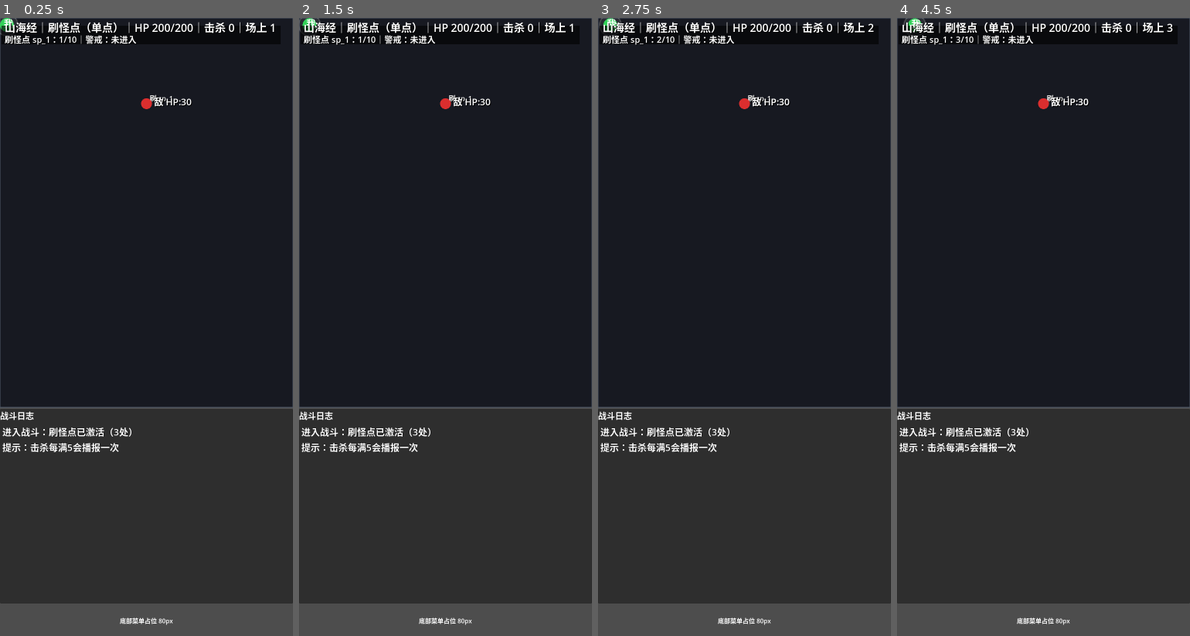
Above: before the commit, frames 1-4 (left to right).
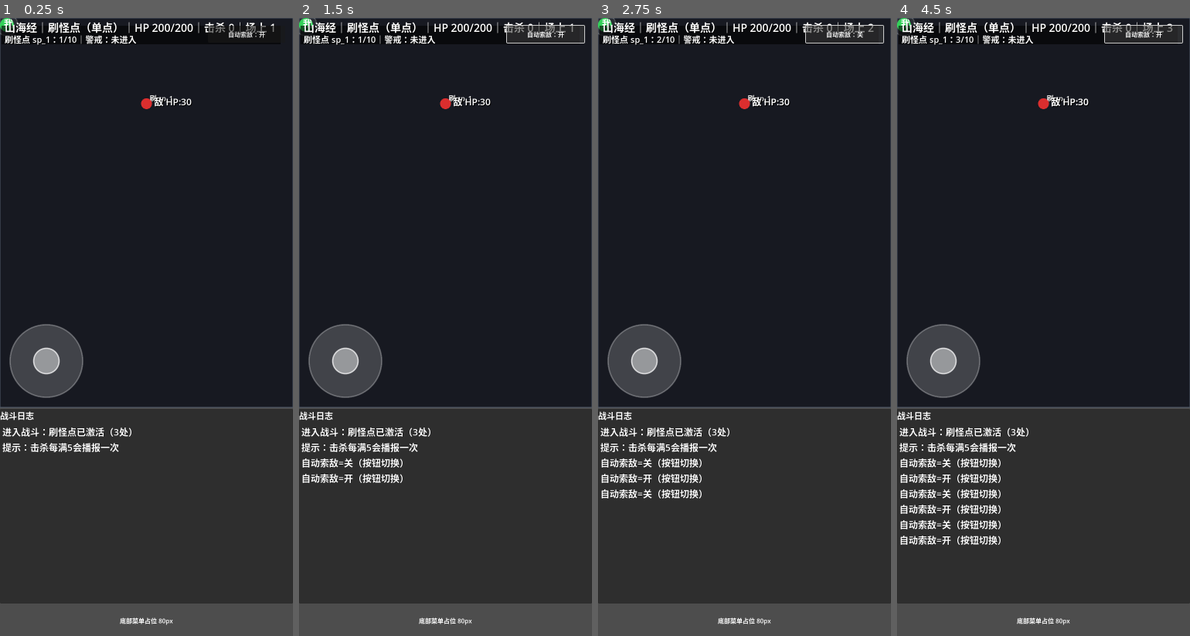
Above: after the commit, the same moments.

Repository: eat-chestnut/shanhaiidle
Game: Godot game, scene res://ui/pages/PageBattle.tscn
Same seed, same stepped clock (60 frames per second), same inputs: the game is played once before the commit and once after it.
Inputs (mouse positions are in pixels of both pictures, inside the frame that each line leads up to):
- Up to frame 1 (0.25 s): no input
- Up to frame 2 (1.5 s): click (545, 36) at 0.5 s, where only the run after the commit has a clickable "自动索敌：开"; click (545, 36) at 1.25 s, where only the run after the commit has a clickable "自动索敌：关"
- Up to frame 3 (2.75 s): click (844, 36) at 2 s, where only the run after the commit has a clickable "自动索敌：开"
- Up to frame 4 (4.5 s): click (1143, 36) at 2.75 s, where only the run after the commit has a clickable "自动索敌：关"; click (1143, 36) at 3.5 s, where only the run after the commit has a clickable "自动索敌：开"; click (1143, 36) at 4.25 s, where only the run after the commit has a clickable "自动索敌：关"

The runs differ from the first frame. In frame 1, 2.6% of the frame differs, in the area x 3-94%, y 1-62%; in frame 2, 3.8%; in frame 3, 4.1%; in frame 4, 5.1%, in the area x 0-98%, y 0-86%.

Commit message:
Prompt 1.33：PageBattle 战斗区叠加 UI（摇杆左下 + 自动索敌按钮右上）
目标：战斗区上 2/3 内叠加两个控件：
- 左下：VirtualJoystick
- 右上：按钮“自动索敌：开/关”

修改 res://ui/pages/PageBattle.tscn / PageBattle.gd：

A) PageBattle.tscn
在 BattleWrap 内改成 BattleLayer(Control) 作为容器，子节点：
- BattleCanvas（铺满）
- VirtualJoystick（左下角，大小 200x200，边距 20）
- BtnAutoSeek（右上角按钮，宽 200，高 44，边距 20）

B) PageBattle.gd
- _ready 设置按钮文字：
  auto_seek_enabled=true -> "自动索敌：开"
  false -> "自动索敌：关"
- 点击按钮：GameSettings.set_auto_seek(!GameSettings.auto_seek_enabled, "按钮切换")
- 监听 GameSettings.auto_seek_changed：实时刷新文字

验收：
- 右上角按钮可切换
- 显示与全局设置一致

Diff:
--- a/ui/components/VirtualJoystick.gd
+++ b/ui/components/VirtualJoystick.gd
@@ -24,7 +24,7 @@
 		if mouse_button.button_index != MOUSE_BUTTON_LEFT:
 			return
 		if mouse_button.pressed:
-			var press_local := to_local(mouse_button.position)
+			var press_local: Vector2 = _screen_to_local(mouse_button.position)
 			if local_rect.has_point(press_local):
 				_mouse_active = true
 				_update_from_local_pos(press_local)
@@ -35,12 +35,12 @@
 
 	if event is InputEventMouseMotion and _mouse_active and Input.is_mouse_button_pressed(MOUSE_BUTTON_LEFT):
 		var mouse_motion: InputEventMouseMotion = event
-		_update_from_local_pos(to_local(mouse_motion.position))
+		_update_from_local_pos(_screen_to_local(mouse_motion.position))
 		return
 
 	if event is InputEventScreenTouch:
 		var touch: InputEventScreenTouch = event
-		var touch_local := to_local(touch.position)
+		var touch_local: Vector2 = _screen_to_local(touch.position)
 		if touch.pressed:
 			if _active_touch_id == -1 and local_rect.has_point(touch_local):
 				_active_touch_id = touch.index
@@ -53,7 +53,7 @@
 	if event is InputEventScreenDrag:
 		var drag: InputEventScreenDrag = event
 		if drag.index == _active_touch_id:
-			_update_from_local_pos(to_local(drag.position))
+			_update_from_local_pos(_screen_to_local(drag.position))
 
 func _notification(what: int) -> void:
 	if what == NOTIFICATION_RESIZED:
@@ -75,6 +75,9 @@
 
 func _base_radius() -> float:
 	return maxf(0.0, minf(size.x, size.y) * 0.5 - 6.0)
+
+func _screen_to_local(screen_pos: Vector2) -> Vector2:
+	return get_global_transform_with_canvas().affine_inverse() * screen_pos
 
 func _update_from_local_pos(local_pos: Vector2) -> void:
 	var center := size * 0.5
--- a/ui/pages/PageBattle.gd
+++ b/ui/pages/PageBattle.gd
@@ -1,10 +1,26 @@
 extends Control
 
 @onready var _log_panel = $RootVBox/LogWrap/LogVBox/LogPanel
+@onready var _btn_auto_seek: Button = $RootVBox/BattleWrap/BattleLayer/BtnAutoSeek
 
 func _ready() -> void:
 	if not EventBus.log_added.is_connected(_log_panel.append_log):
 		EventBus.log_added.connect(_log_panel.append_log)
 
+	if not _btn_auto_seek.pressed.is_connected(_on_auto_seek_pressed):
+		_btn_auto_seek.pressed.connect(_on_auto_seek_pressed)
+	if not GameSettings.auto_seek_changed.is_connected(_on_auto_seek_changed):
+		GameSettings.auto_seek_changed.connect(_on_auto_seek_changed)
+	_refresh_auto_seek_button(GameSettings.auto_seek_enabled)
+
 	EventBus.add_log("进入战斗：刷怪点已激活（3处）")
 	EventBus.add_log("提示：击杀每满5会播报一次")
+
+func _on_auto_seek_pressed() -> void:
+	GameSettings.set_auto_seek(not GameSettings.auto_seek_enabled, "按钮切换")
+
+func _on_auto_seek_changed(enabled: bool) -> void:
+	_refresh_auto_seek_button(enabled)
+
+func _refresh_auto_seek_button(enabled: bool) -> void:
+	_btn_auto_seek.text = "自动索敌：开" if enabled else "自动索敌：关"
--- a/ui/pages/PageBattle.tscn
+++ b/ui/pages/PageBattle.tscn
@@ -1,8 +1,9 @@
-[gd_scene load_steps=5 format=3]
+[gd_scene load_steps=6 format=3]
 
 [ext_resource type="Script" path="res://ui/pages/PageBattle.gd" id="1_jqyvh"]
 [ext_resource type="Script" path="res://ui/pages/BattleCanvas.gd" id="2_u5g0q"]
 [ext_resource type="PackedScene" path="res://ui/components/LogPanel.tscn" id="3_2of85"]
+[ext_resource type="PackedScene" path="res://ui/components/VirtualJoystick.tscn" id="4_54yuq"]
 
 [sub_resource type="StyleBoxFlat" id="StyleBoxFlat_logpanel_pad"]
 bg_color = Color(0, 0, 0, 0)
@@ -34,11 +35,38 @@
 size_flags_vertical = 3
 size_flags_stretch_ratio = 2.0
 
-[node name="BattleCanvas" type="Control" parent="RootVBox/BattleWrap"]
+[node name="BattleLayer" type="Control" parent="RootVBox/BattleWrap"]
 layout_mode = 2
 size_flags_horizontal = 3
 size_flags_vertical = 3
+
+[node name="BattleCanvas" type="Control" parent="RootVBox/BattleWrap/BattleLayer"]
+layout_mode = 1
+anchors_preset = 15
+anchor_right = 1.0
+anchor_bottom = 1.0
+grow_horizontal = 2
+grow_vertical = 2
 script = ExtResource("2_u5g0q")
+
+[node name="VirtualJoystick" parent="RootVBox/BattleWrap/BattleLayer" instance=ExtResource("4_54yuq")]
+layout_mode = 1
+anchor_top = 1.0
+anchor_bottom = 1.0
+offset_left = 20.0
+offset_top = -220.0
+offset_right = 220.0
+offset_bottom = -20.0
+
+[node name="BtnAutoSeek" type="Button" parent="RootVBox/BattleWrap/BattleLayer"]
+layout_mode = 1
+anchor_left = 1.0
+anchor_right = 1.0
+offset_left = -220.0
+offset_top = 20.0
+offset_right = -20.0
+offset_bottom = 64.0
+text = "自动索敌：开"
 
 [node name="LogWrap" type="PanelContainer" parent="RootVBox"]
 layout_mode = 2
Not shown, added: autoload/GameSettings.gd.uid
Not shown, added: ui/components/VirtualJoystick.gd.uid
